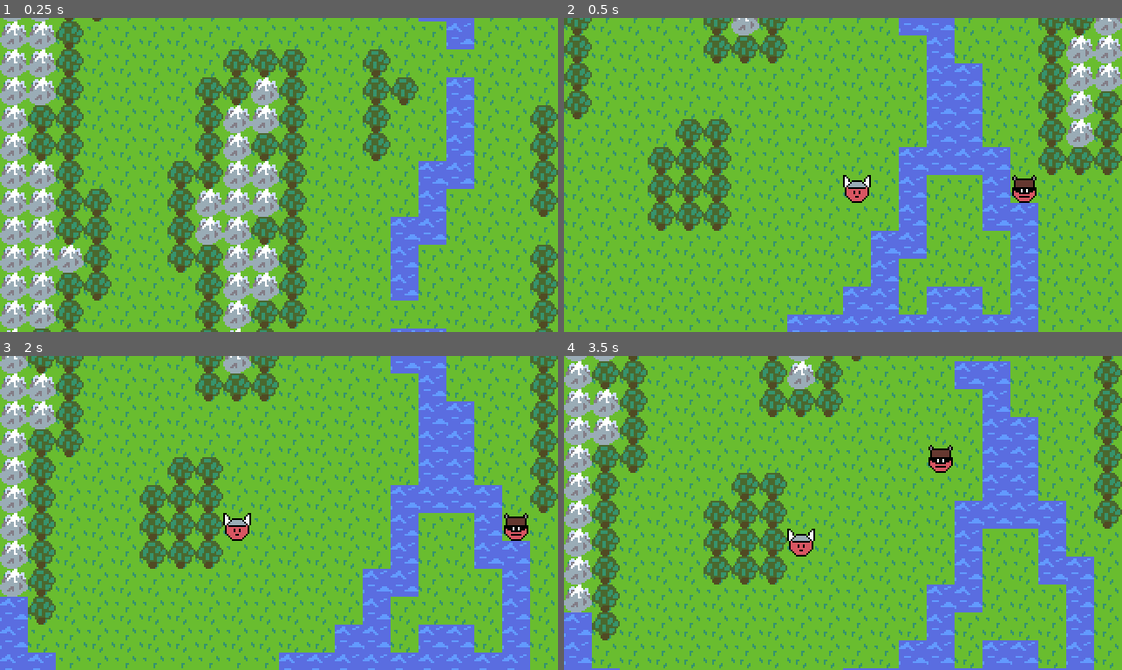
Above: before the commit, frames 1-4 (two rows, left to right).
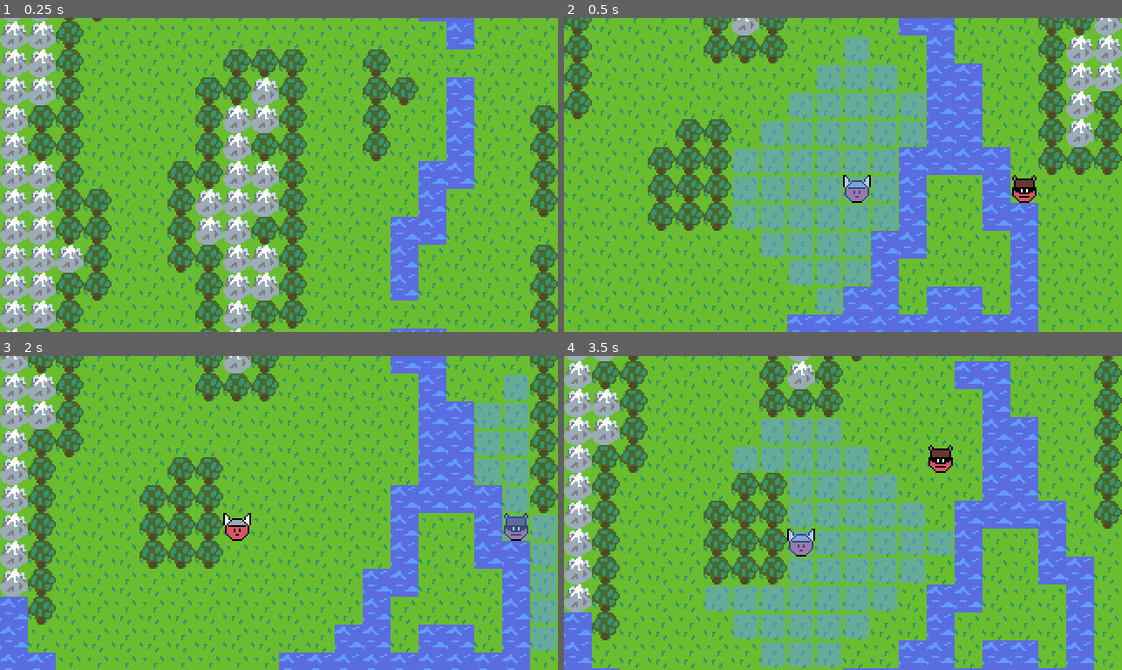
Above: after the commit, the same moments.

Repository: AaronWizard/LegendsOfMajesticSteel
Game: Godot game, scene res://src/Game.tscn
Two runs of this game, one before a commit and one after it. Both use one fixed random seed, a clock stepped at 60 frames per second and the inputs below.
Inputs (mouse positions are in pixels of both pictures, inside the frame that each line leads up to):
- Up to frame 1 (0.25 s): no input
- Up to frame 2 (0.5 s): no input
- Up to frame 3 (2 s): move the mouse to (401, 497) at 0.52 s; press the mouse at (401, 497) at 0.53 s; tap Enter at 1.25 s; move the mouse to (167, 528) at 1.27 s; release the mouse at (167, 528) at 1.28 s; click (167, 528) at 1.35 s
- Up to frame 4 (3.5 s): move the mouse to (898, 443) at 2.02 s; press the mouse at (898, 443) at 2.03 s; move the mouse to (815, 575) at 2.77 s; release the mouse at (815, 575) at 2.78 s; click (815, 575) at 2.85 s

Frame 1 is identical in both runs. In frame 2, 14% of the frame differs, in the area x 30-65%, y 6-94%; in frame 3, 4.8%; in frame 4, 15%, in the area x 25-70%, y 20-99%.

Commit message:
Actor pathfinding

Diff:
--- a/project.godot
+++ b/project.godot
@@ -74,7 +74,7 @@
 "language": "GDScript",
 "path": "res://src/maps/TilePropertiesSet.gd"
 }, {
-"base": "Reference",
+"base": "Node",
 "class": "TurnManager",
 "language": "GDScript",
 "path": "res://src/TurnManager.gd"
--- a/src/Game.gd
+++ b/src/Game.gd
@@ -5,14 +5,14 @@
 onready var _map_container := get_node("Map")
 onready var _map_highlights: MapHighlights = get_node("MapHighlights")
 onready var _camera: GameCamera = get_node("GameCamera")
-onready var _turn_manager := TurnManager.new()
+onready var _turn_manager: TurnManager = get_node("TurnManager")
 
 
 func _ready() -> void:
 	if start_map_file:
 		load_map(start_map_file)
 
-	_turn_manager.start(get_current_map().get_actors(), _camera)
+	_turn_manager.start(get_current_map())
 
 
 func get_current_map() -> Map:
@@ -30,3 +30,15 @@
 	_map_container.add_child(test)
 
 	_camera.set_bounds(test.get_pixel_rect())
+
+
+func _on_TurnManager_followed_actor(actor: Actor) -> void:
+	_camera.follow_actor(actor)
+
+
+func _on_TurnManager_set_movement_range(move_range: Array) -> void:
+	_map_highlights.set_move_highlight(move_range)
+
+
+func _on_TurnManager_cleared_map_highlights() -> void:
+	_map_highlights.clear()
--- a/src/Game.tscn
+++ b/src/Game.tscn
@@ -1,9 +1,10 @@
-[gd_scene load_steps=5 format=2]
+[gd_scene load_steps=6 format=2]
 
 [ext_resource path="res://src/Game.gd" type="Script" id=1]
 [ext_resource path="res://src/GameCamera.tscn" type="PackedScene" id=2]
 [ext_resource path="res://src/maps/maps/PrototypeMap.tscn" type="PackedScene" id=3]
 [ext_resource path="res://src/maps/MapHighlights.tscn" type="PackedScene" id=4]
+[ext_resource path="res://src/TurnManager.gd" type="Script" id=5]
 
 [node name="Game" type="Node"]
 script = ExtResource( 1 )
@@ -15,4 +16,10 @@
 
 [node name="GameCamera" parent="." instance=ExtResource( 2 )]
 
+[node name="TurnManager" type="Node" parent="."]
+script = ExtResource( 5 )
+
 [node name="GUI" type="CanvasLayer" parent="."]
+[connection signal="cleared_map_highlights" from="TurnManager" to="." method="_on_TurnManager_cleared_map_highlights"]
+[connection signal="followed_actor" from="TurnManager" to="." method="_on_TurnManager_followed_actor"]
+[connection signal="set_movement_range" from="TurnManager" to="." method="_on_TurnManager_set_movement_range"]
--- a/src/TurnManager.gd
+++ b/src/TurnManager.gd
@@ -1,11 +1,18 @@
 class_name TurnManager
+extends Node
+
+signal followed_actor(actor)
+signal set_movement_range(move_range)
+signal cleared_map_highlights
 
 var running := false
 
 var _current_index := 0
 
 
-func start(actors: Array, camera: GameCamera) -> void:
+func start(map: Map) -> void:
+	var actors := map.get_actors()
+
 	running = true
 	_current_index = 0
 
@@ -13,11 +20,20 @@
 		var actor := actors[_current_index] as Actor
 		var controller := actor.controller
 		if controller:
-			camera.follow_actor(actor)
+			_do_pathfinding(actor, map)
+
+			emit_signal("followed_actor", actor)
+
 			controller.determine_action()
 			var action: Action = yield(controller, "determined_action")
+			emit_signal("cleared_map_highlights")
 			if action:
 				action.start()
 				yield(action, "finished")
 
 		_current_index = (_current_index + 1) % actors.size()
+
+
+func _do_pathfinding(actor: Actor, map: Map) -> void:
+	var move_range := BreadthFirstSearch.find_move_range(actor, map)
+	emit_signal("set_movement_range", move_range)
